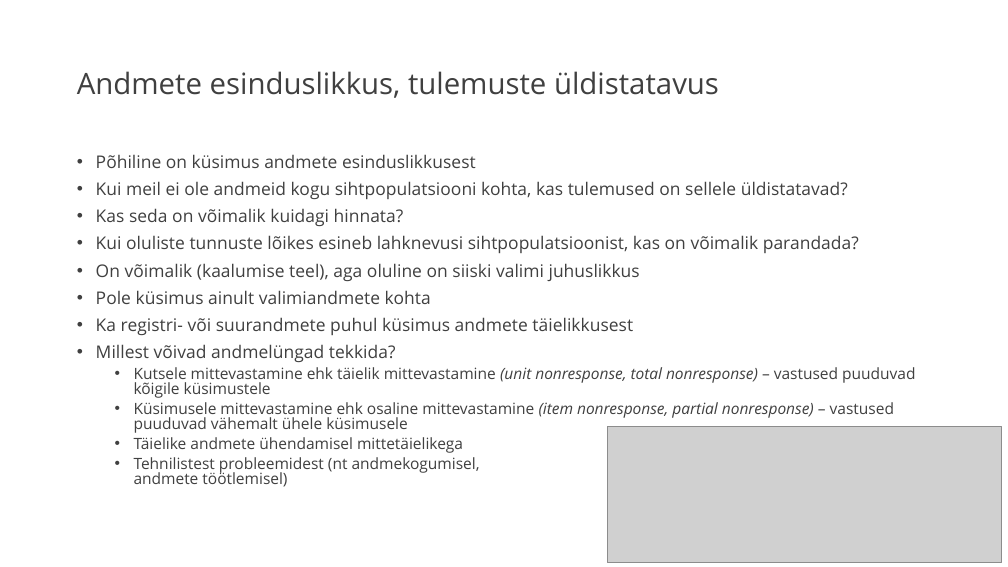
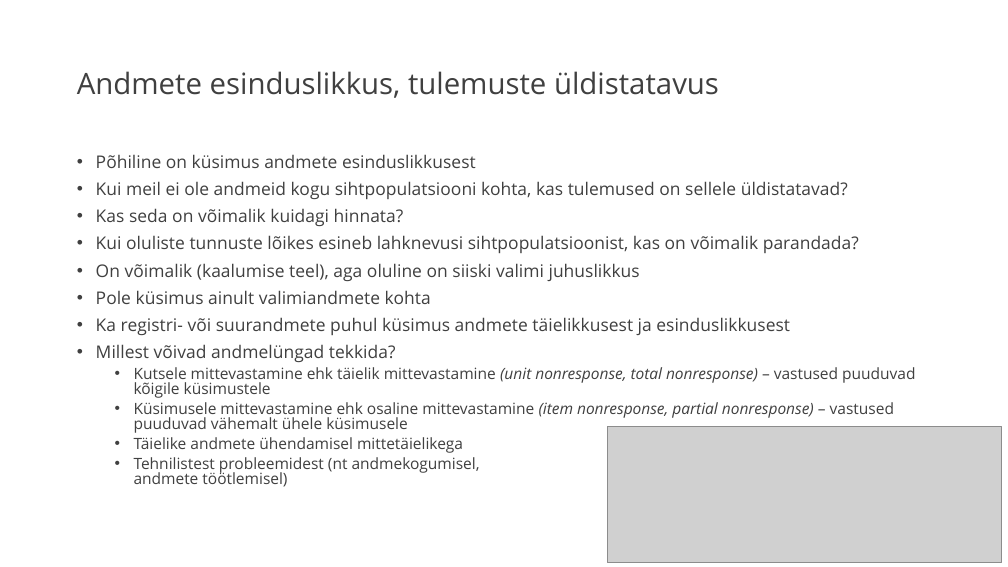
Before and after one commit to indrekso/kl2022_ndl1_andmekvaliteet, a slide deck: slide 7 of slides/KvL sess 01 kvant läh andmep.pptx. Drawn at 1008x567 pixels with LibreOffice and Linux fonts; fonts in the diff are those of the drawing; grey boxes stand for pictures. Boxes give left, top, right and bottom in pixels: in the first picture for what was removed or moved away, otherwise in the second. Text is boxed around its words. In the diff, an @@ line names an element or a change of style, - is before the commit and + after.

```diff
--- a/slides/KvL sess 01 kvant läh andmep.pptx
+++ b/slides/KvL sess 01 kvant läh andmep.pptx
@@ text at (96,317,790,335): text changed @@
-• Ka registri- või suurandmete puhul küsimus andmete täielikkusest
+• Ka registri- või suurandmete puhul küsimus andmete täielikkusest ja esinduslikkusest
```
Also in this commit, not shown: 3 other slides changed, 2 other files.
